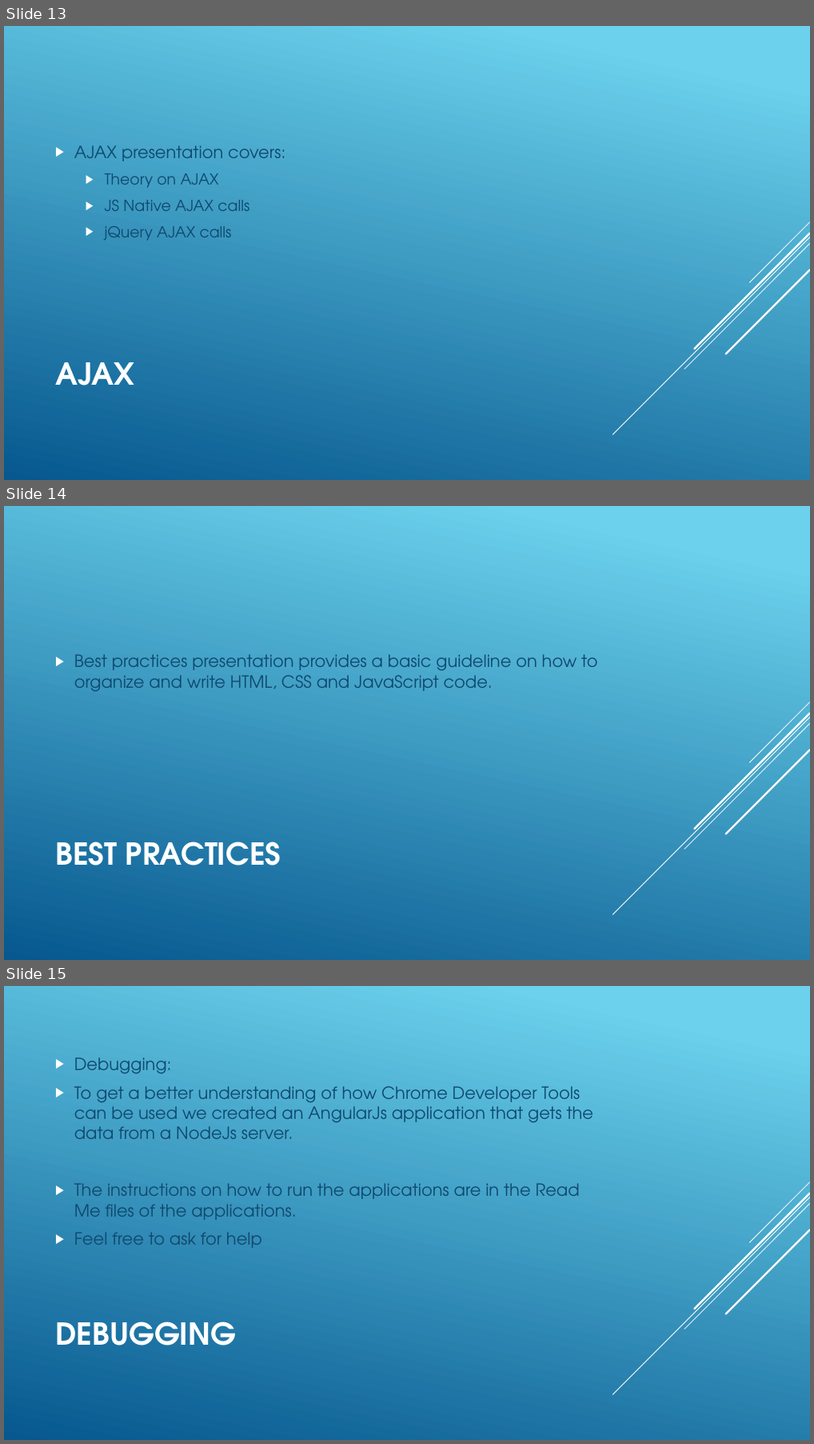
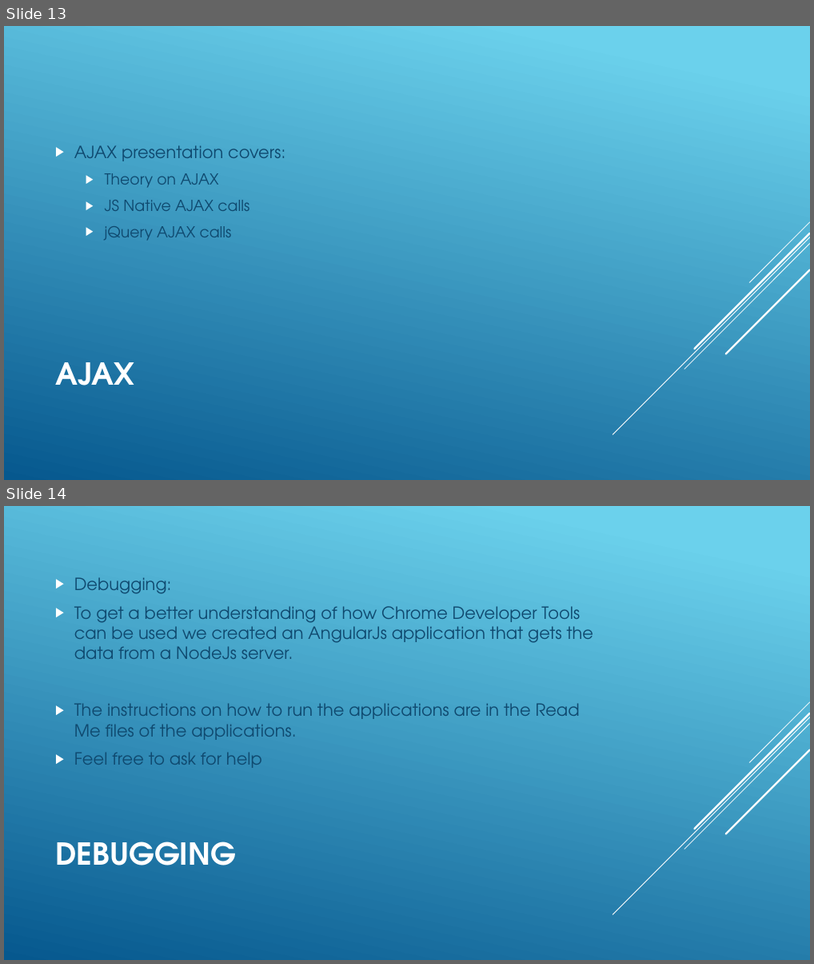
Before and after one commit to Zuehlke/security-onboarding, a slide deck: javascript_basics/00_Introduction/Introduction.pptx. Shown one above the other, each under a label of ours: slides 13, 14 and 15 before the commit, slides 13 and 14 after it. The pictures are 814x1444 and 814x964 pixels, drawn with LibreOffice and Linux fonts; fonts in the diff are those of the drawing. Boxes give left, top, right and bottom in pixels: in the first picture for what was removed or moved away, otherwise in the second. Text is boxed around its words. In the diff, an @@ line names an element or a change of style, - is before the commit and + after.

Commit message:
Removed non relevant presentation slide.

```diff
--- a/javascript_basics/00_Introduction/Introduction.pptx
+++ b/javascript_basics/00_Introduction/Introduction.pptx
@@ slide 14 removed at <box>4,506,810,960</box>, background gradient #6ED2EB to #06588E; not listed: 5 template elements that a slide beside it also shows @@
@@ text removed at <box>74,654,598,691</box> @@
-▶ Best practices presentation provides a basic guideline on how to organize and write HTML, CSS and JavaScript code.
@@ title removed at <box>55,841,281,865</box> @@
-BEST PRACTICES
@@ what was slide 15 is now slide 14 @@
```
